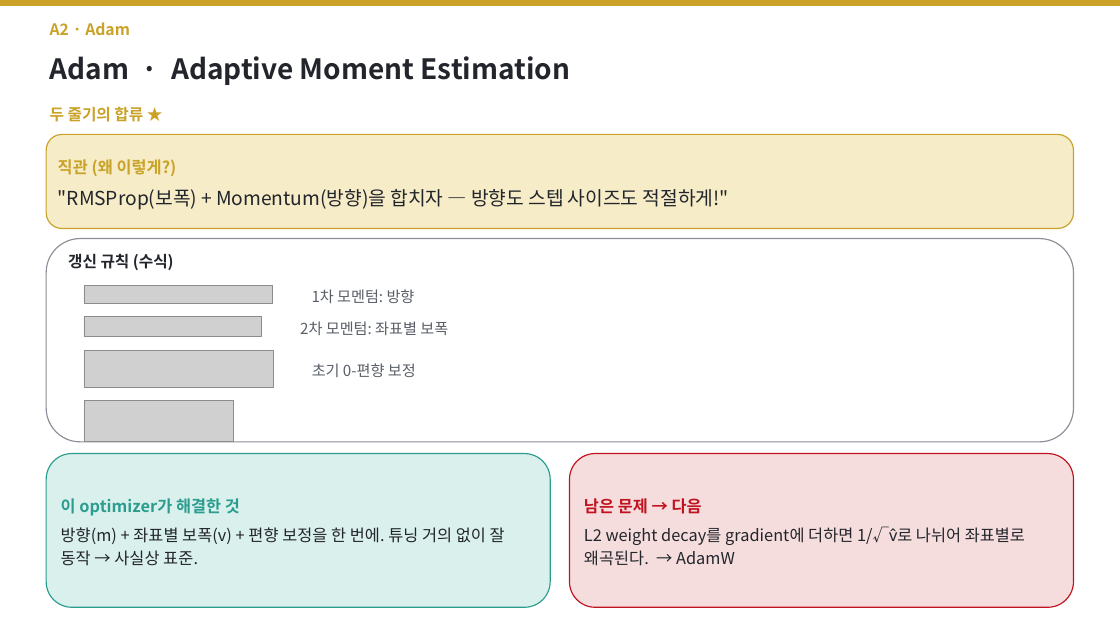
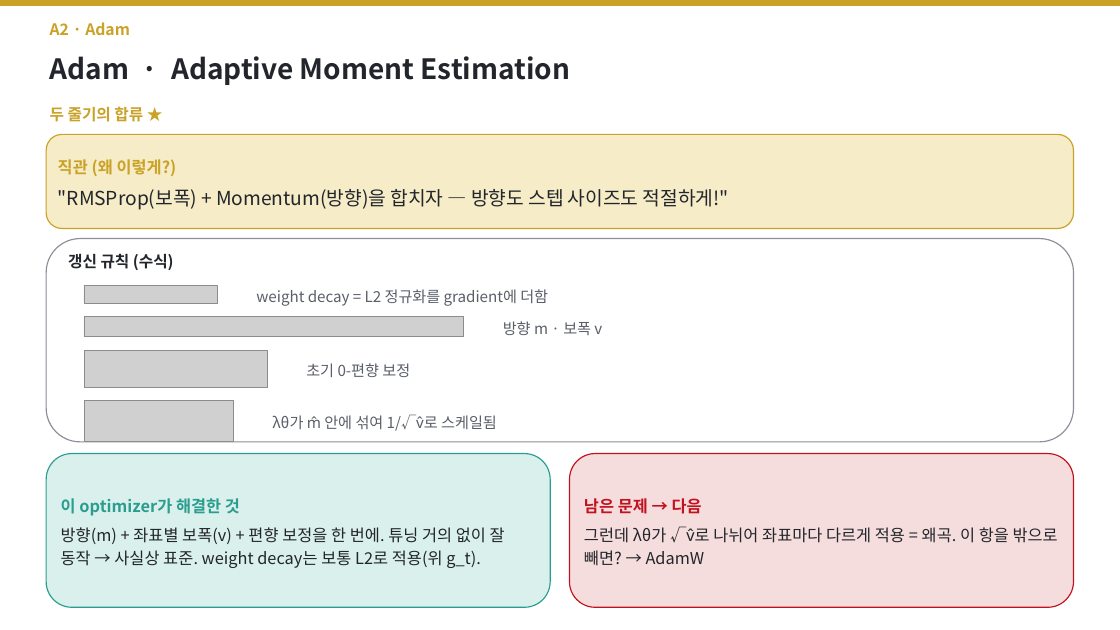
Before and after one commit to jimmylegendary/neural-memory-study, a slide deck: slide 12 of seminar/TTT-seminar.pptx. Drawn at 1120x630 pixels with LibreOffice and Linux fonts; fonts in the diff are those of the drawing; grey boxes stand for pictures. Boxes give left, top, right and bottom in pixels: in the first picture for what was removed or moved away, otherwise in the second. Text is boxed around its words. In the diff, an @@ line names an element or a change of style, - is before the commit and + after.

```diff
--- a/seminar/TTT-seminar.pptx
+++ b/seminar/TTT-seminar.pptx
@@ picture: place and size @@
-picture at [84, 286, 273, 303]
+picture at [84, 286, 218, 303]
@@ text at [256, 289, 548, 306]: text changed @@
-1차 모멘텀: 방향
+weight decay = L2 정규화를 gradient에 더함
@@ picture: place and size @@
-picture at [84, 317, 261, 337]
+picture at [84, 317, 464, 337]
@@ text at [503, 321, 602, 335]: text changed @@
-2차 모멘텀: 좌표별 보폭
+방향 m · 보폭 v
@@ picture: place and size @@
-picture at [84, 350, 273, 387]
+picture at [84, 350, 268, 387]
@@ text "초기 0-편향 보정": place and size @@
-text "초기 0-편향 보정" at [312, 363, 416, 377]
+text "초기 0-편향 보정" at [306, 363, 410, 377]
@@ text added at [272, 414, 497, 431], 13 pt, text #5A5F68 @@
+λθ가 m̂ 안에 섞여 1/√v̂로 스케일됨
@@ text in rounded rectangle at [61, 527, 505, 568]: text changed @@
-방향(m) + 좌표별 보폭(v) + 편향 보정을 한 번에. 튜닝 거의 없이 잘 동작 → 사실상 표준.
+방향(m) + 좌표별 보폭(v) + 편향 보정을 한 번에. 튜닝 거의 없이 잘 동작 → 사실상 표준. weight decay는 보통 L2로 적용(위 g_t).
@@ text in rounded rectangle at [584, 526, 1058, 566]: text changed @@
-L2 weight decay를 gradient에 더하면 1/√v̂로 나뉘어 좌표별로 왜곡된다. → AdamW
+그런데 λθ가 √v̂로 나뉘어 좌표마다 다르게 적용 = 왜곡. 이 항을 밖으로 빼면? → AdamW
```
Also in this commit, not shown: 4 other slides changed, 6 slides added, 2 slides removed, 13 other files.
